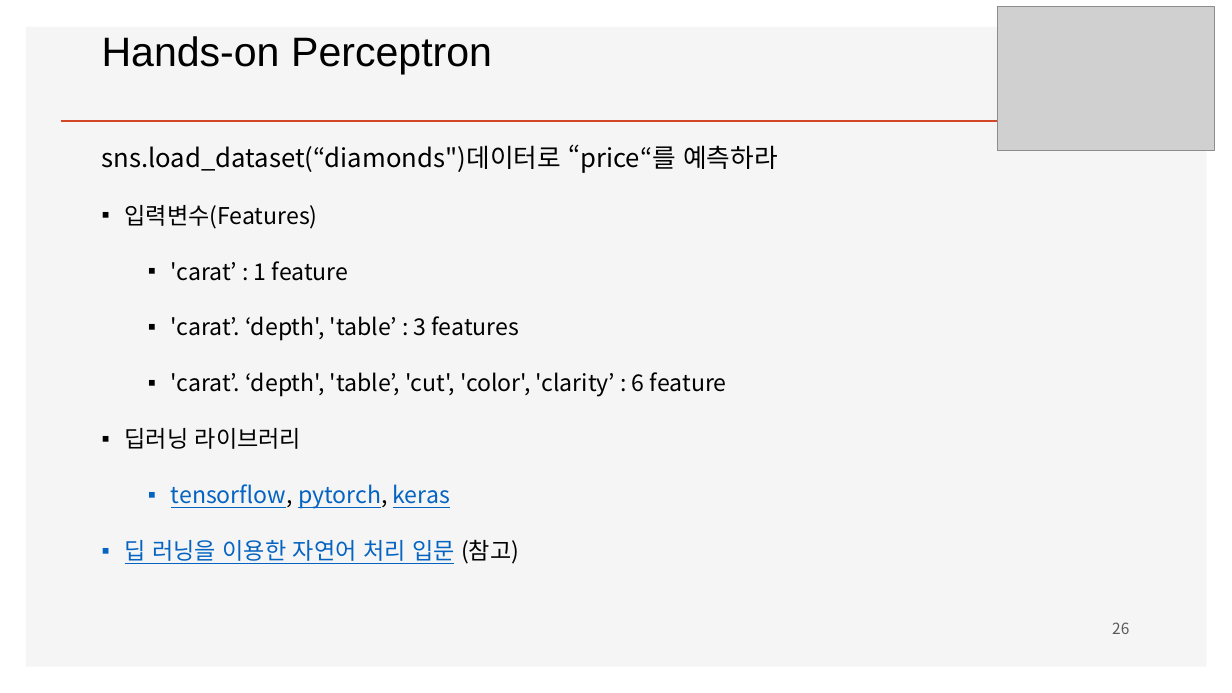
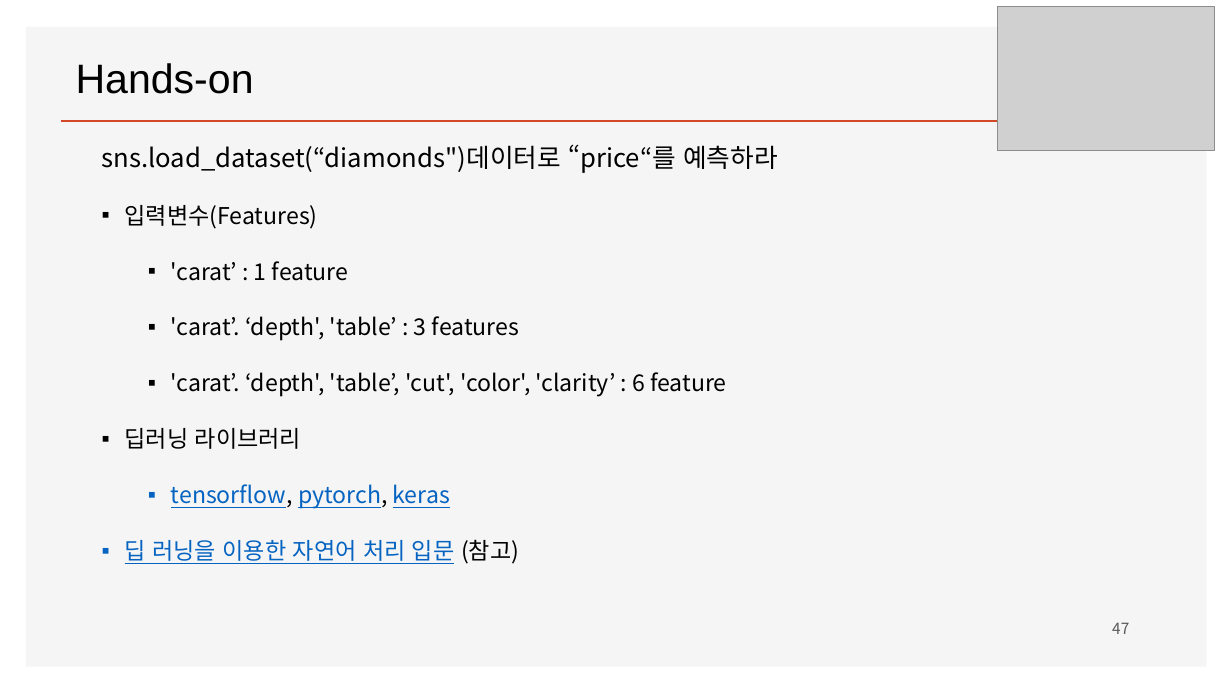
Before and after one commit to ancestor9/mathematics-for-machine-learning, a slide deck: slide 47 of Linear_Algebra/w4_Perceptron_Regression.pptx (slide 26 before the commit). Drawn at 1232x693 pixels with LibreOffice and Linux fonts; fonts in the diff are those of the drawing; grey boxes stand for pictures; background and template pictures are left out. Boxes give left, top, right and bottom in pixels: in the first picture for what was removed or moved away, otherwise in the second. Text is boxed around its words. In the diff, an @@ line names an element or a change of style, - is before the commit and + after.

```diff
--- a/Linear_Algebra/w4_Perceptron_Regression.pptx
+++ b/Linear_Algebra/w4_Perceptron_Regression.pptx
@@ text at [76, 63, 254, 94]: text changed @@
-Hands-on Perceptron
+Hands-on
@@ page number at [1112, 622, 1129, 634]: text changed @@
-26
+47
```
Also in this commit, not shown: 4 other slides changed, 11 slides added, 3 slides removed.
